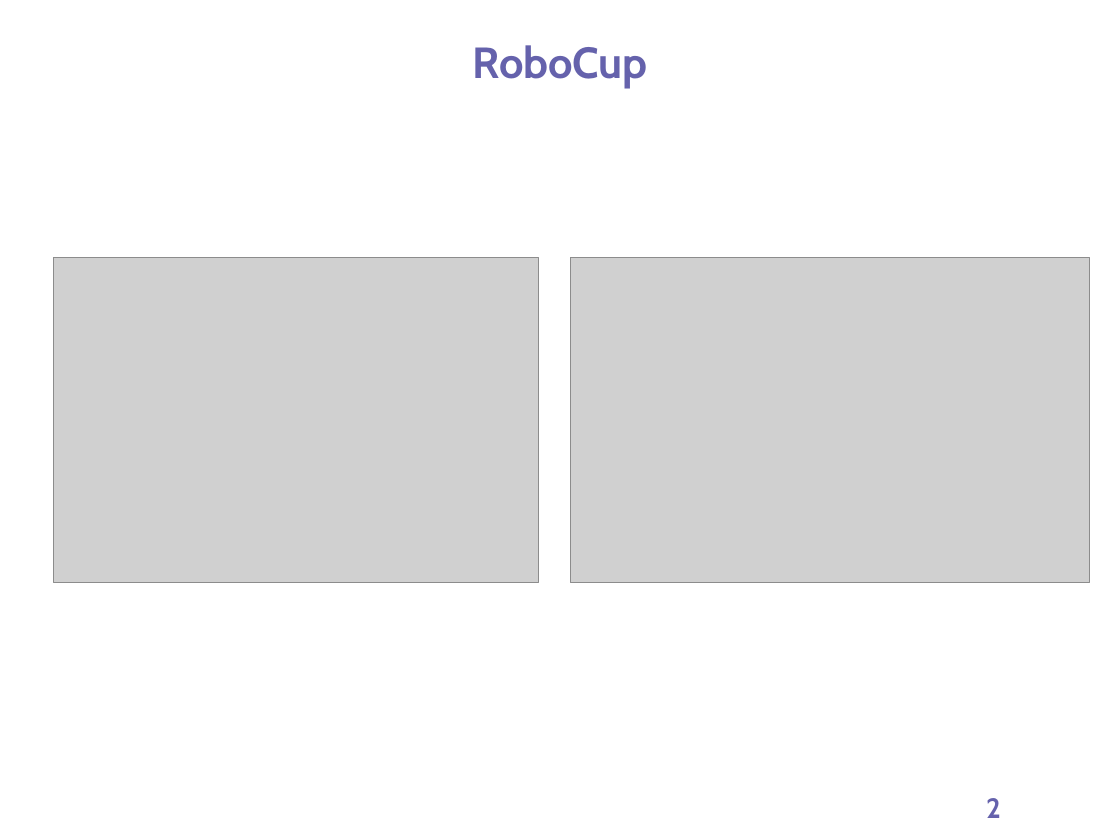
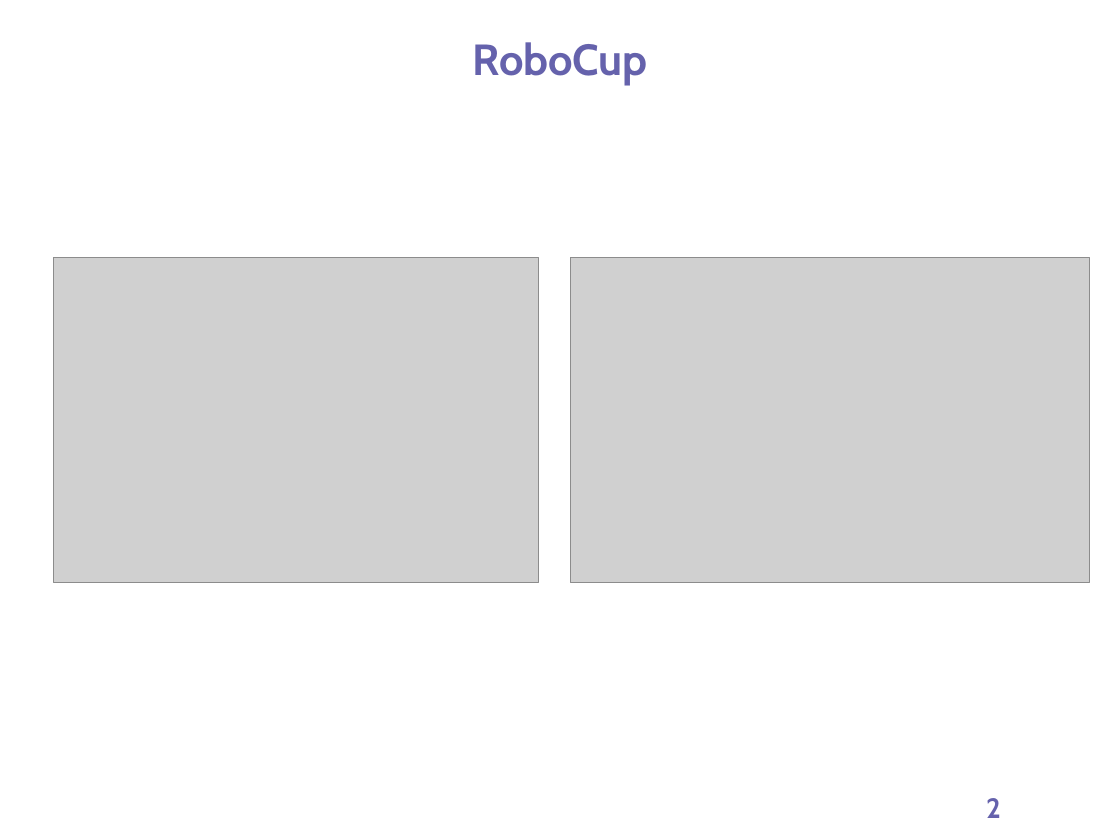
Before and after one commit to gerhardkurz/roboZen, a slide deck: slide 2 of presentation/1/praesentation1 (1).pptx. Drawn at 1120x840 pixels with LibreOffice and Linux fonts; fonts in the diff are those of the drawing; grey boxes stand for pictures; background and template pictures are left out. Boxes give left, top, right and bottom in pixels: in the first picture for what was removed or moved away, otherwise in the second. Text is boxed around its words. In the diff, an @@ line names an element or a change of style, - is before the commit and + after.

```diff
--- a/presentation/1/praesentation1 (1).pptx
+++ b/presentation/1/praesentation1 (1).pptx
@@ text "RoboCup" at <box>473,42,648,86</box>: line spacing 1.1 to 1 @@
```
Also in this commit, not shown: 3 other slides changed, 3 slides added.
